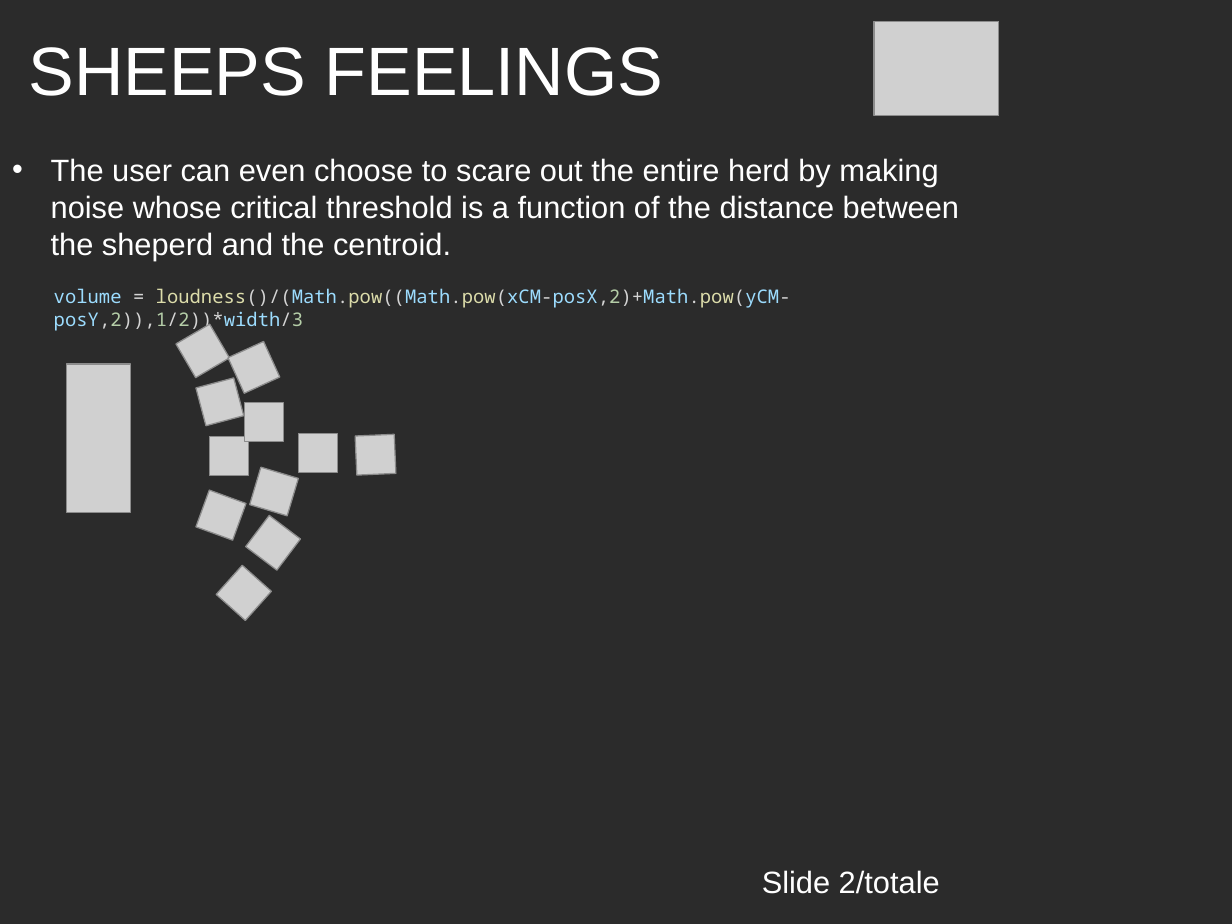
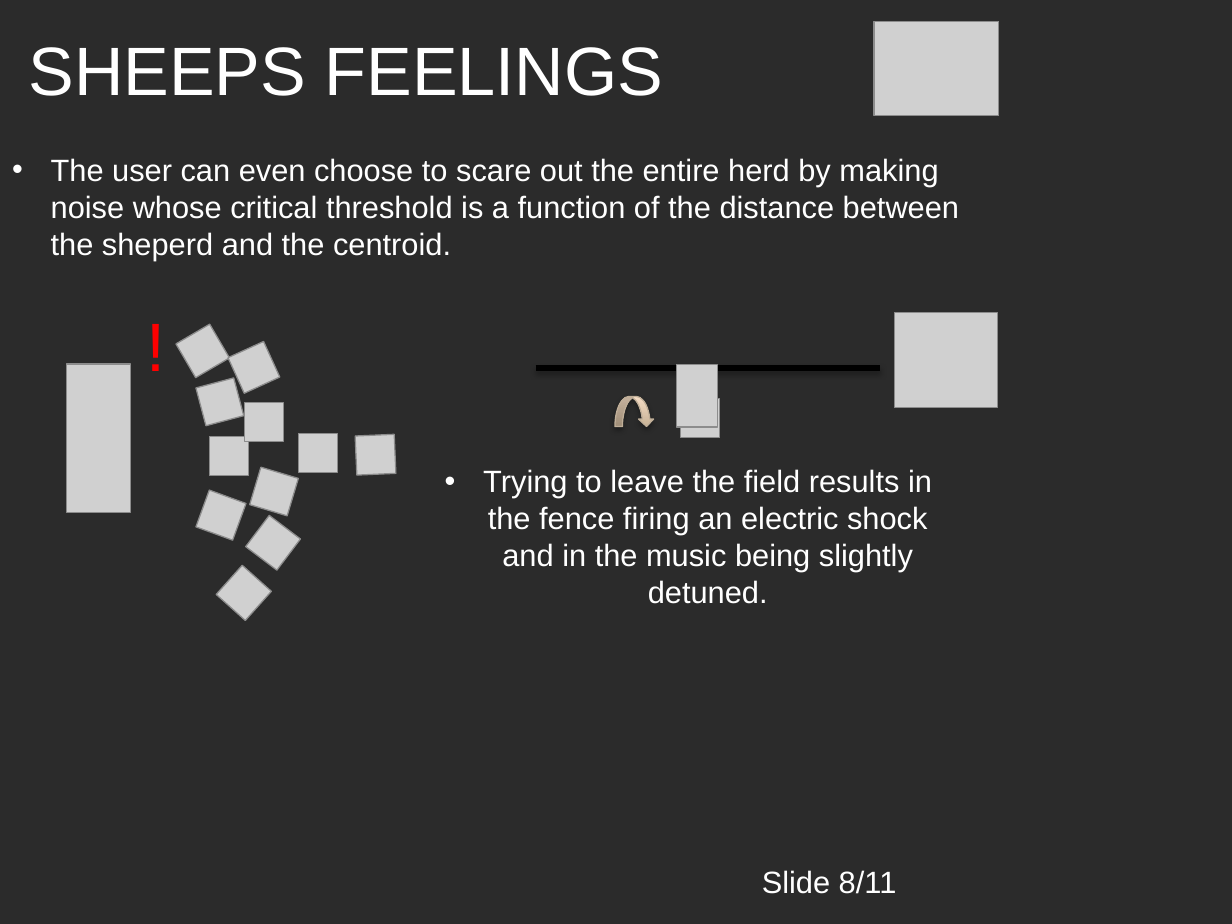
Before and after one commit to LorenzoCurcio/Progetto-ACTAM, a slide deck: slide 9 of Presentazione.pptx. Drawn at 1232x924 pixels with LibreOffice and Linux fonts; fonts in the diff are those of the drawing; grey boxes stand for pictures; background and template pictures are left out; a plain dark background stands for a picture behind light text. Boxes give left, top, right and bottom in pixels: in the first picture for what was removed or moved away, otherwise in the second. Text is boxed around its words. In the diff, an @@ line names an element or a change of style, - is before the commit and + after.

```diff
--- a/Presentazione.pptx
+++ b/Presentazione.pptx
@@ text removed at box(54, 288, 791, 332) @@
-volume = loudness()/(Math.pow((Math.pow(xCM-posX,2)+Math.pow(yCM-posY,2)),1/2))*width/3
@@ text added at box(134, 297, 225, 392), 40 pt, text #FF0000 @@
+!
@@ picture added at box(894, 312, 998, 407) @@
@@ line added from (536, 368) to (881, 368), #000000 3 pt @@
@@ picture added at box(676, 365, 718, 426) @@
@@ curved down arrow added at box(615, 397, 654, 426), fill gradient #C9B397 to #F5DEC4, outline #C0AE99 0.75 pt @@
@@ picture added at box(680, 399, 719, 439) @@
@@ text added at box(483, 469, 932, 604), 18 pt, text #FFFFFF @@
+• Trying to leave the field results in the fence firing an electric shock and in the music being slightly detuned.
@@ text at box(762, 870, 897, 894): text changed @@
-Slide 2/totale
+Slide 8/11
```
Also in this commit, not shown: 8 other slides changed, 2 slides added, 2 slides removed, 1 other file.
